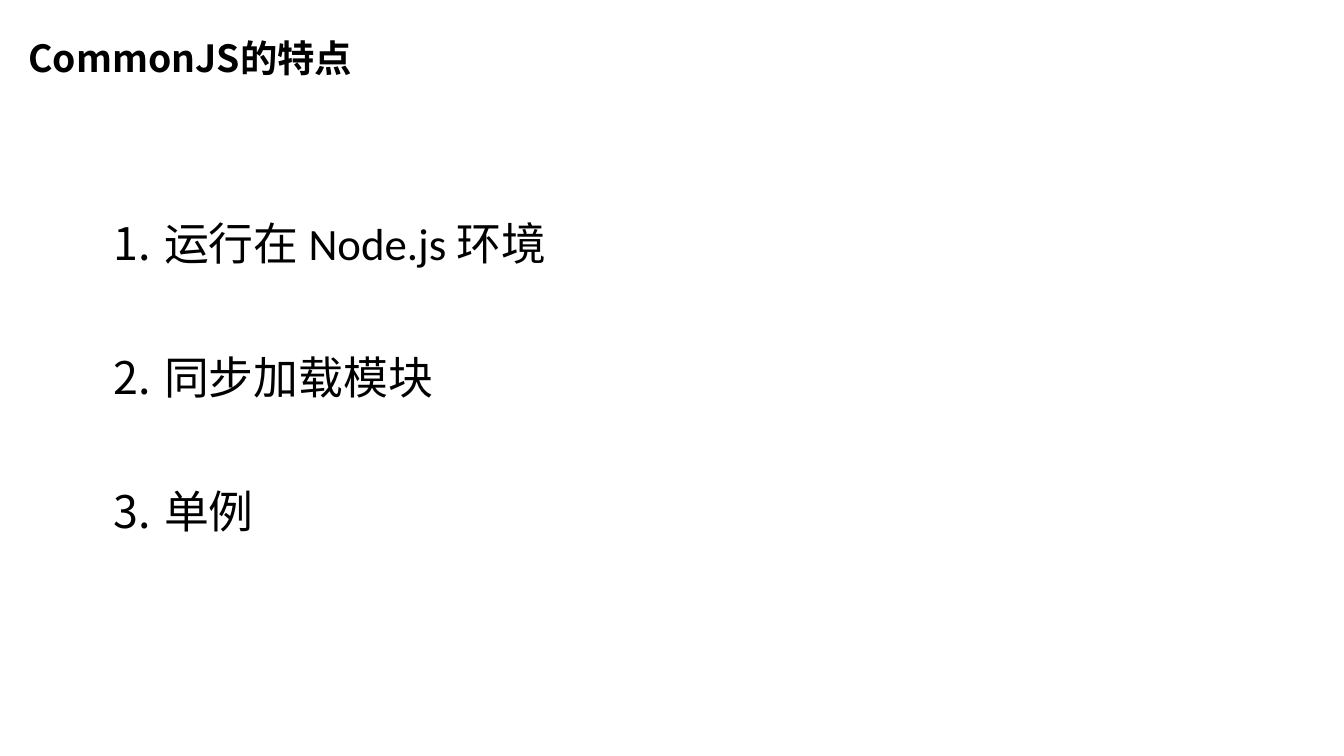
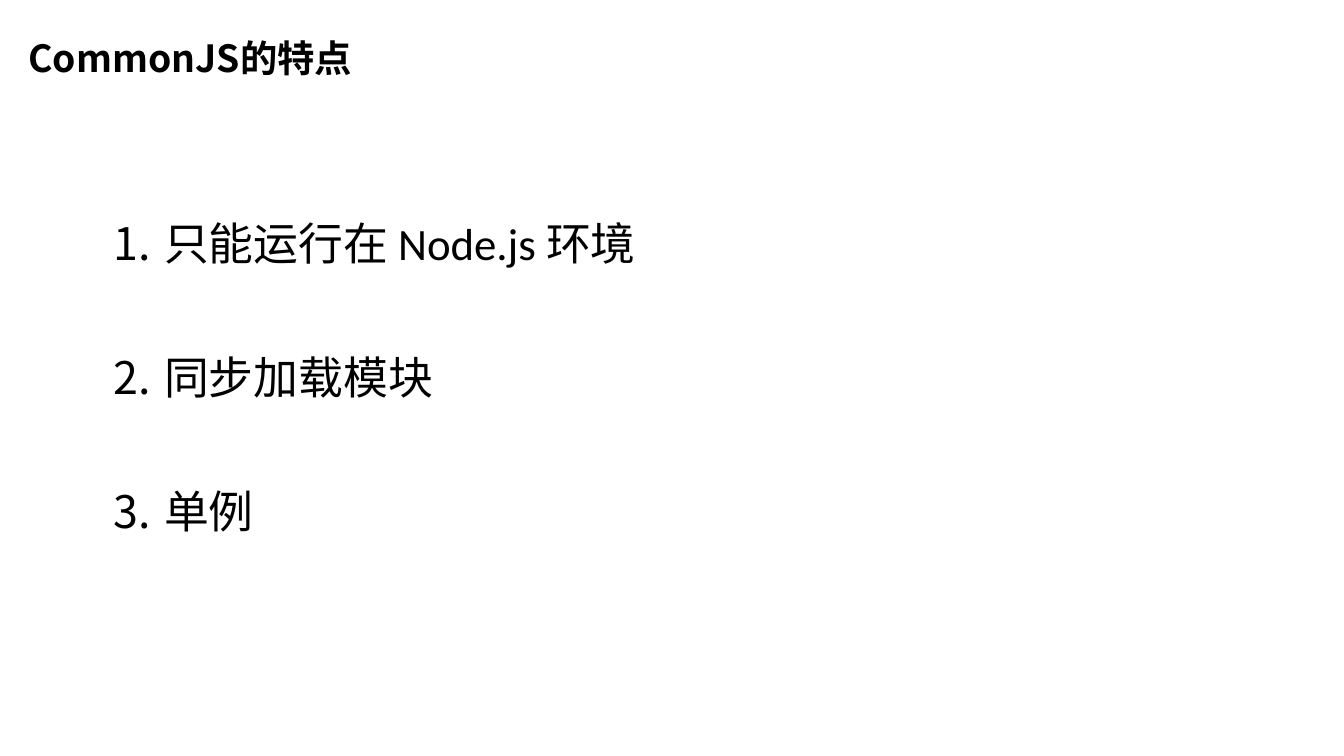
Before and after one commit to chasingsnail/study-blog, a slide deck: slide 10 of 封装库&笔记/前端模块化分享/前端模块化.pptx. Drawn at 1344x756 pixels with LibreOffice and Linux fonts; fonts in the diff are those of the drawing; background and template pictures are left out. Boxes give left, top, right and bottom in pixels: in the first picture for what was removed or moved away, otherwise in the second. Text is boxed around its words. In the diff, an @@ line names an element or a change of style, - is before the commit and + after.

```diff
--- a/封装库&笔记/前端模块化分享/前端模块化.pptx
+++ b/封装库&笔记/前端模块化分享/前端模块化.pptx
@@ text at (164, 222, 636, 268): text changed @@
-1. 运行在 Node.js 环境
+1. 只能运行在 Node.js 环境
```
Also in this commit, not shown: 1 other slide changed, 2 slides added.
